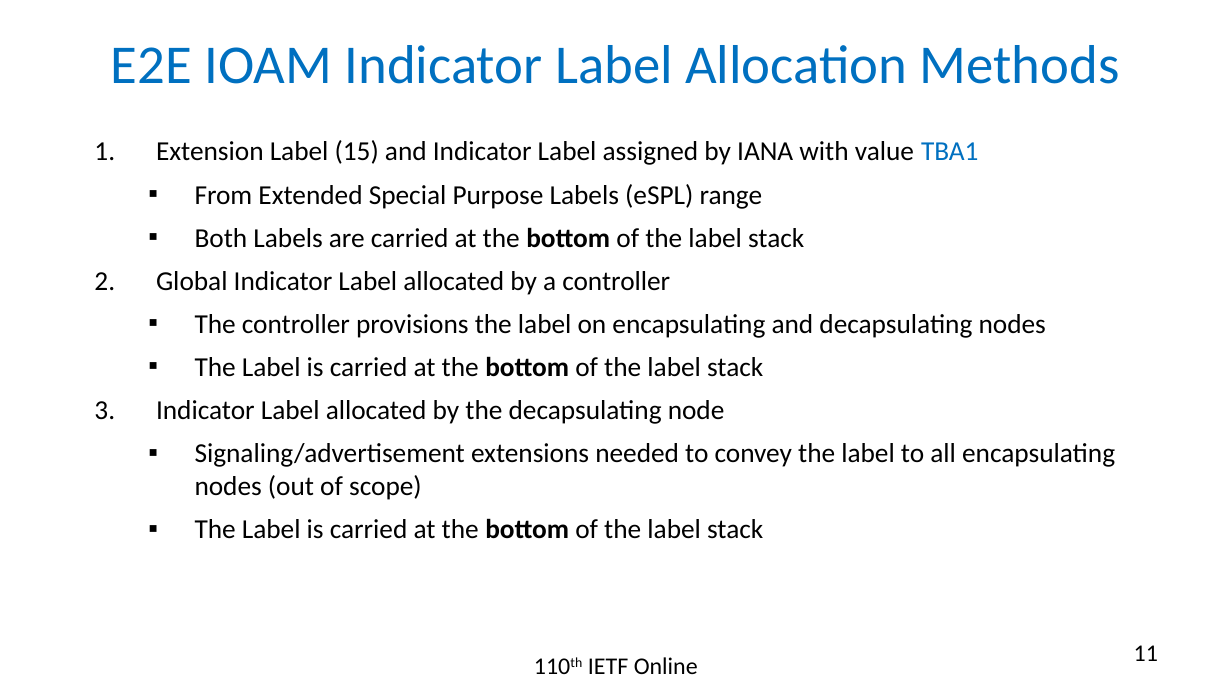
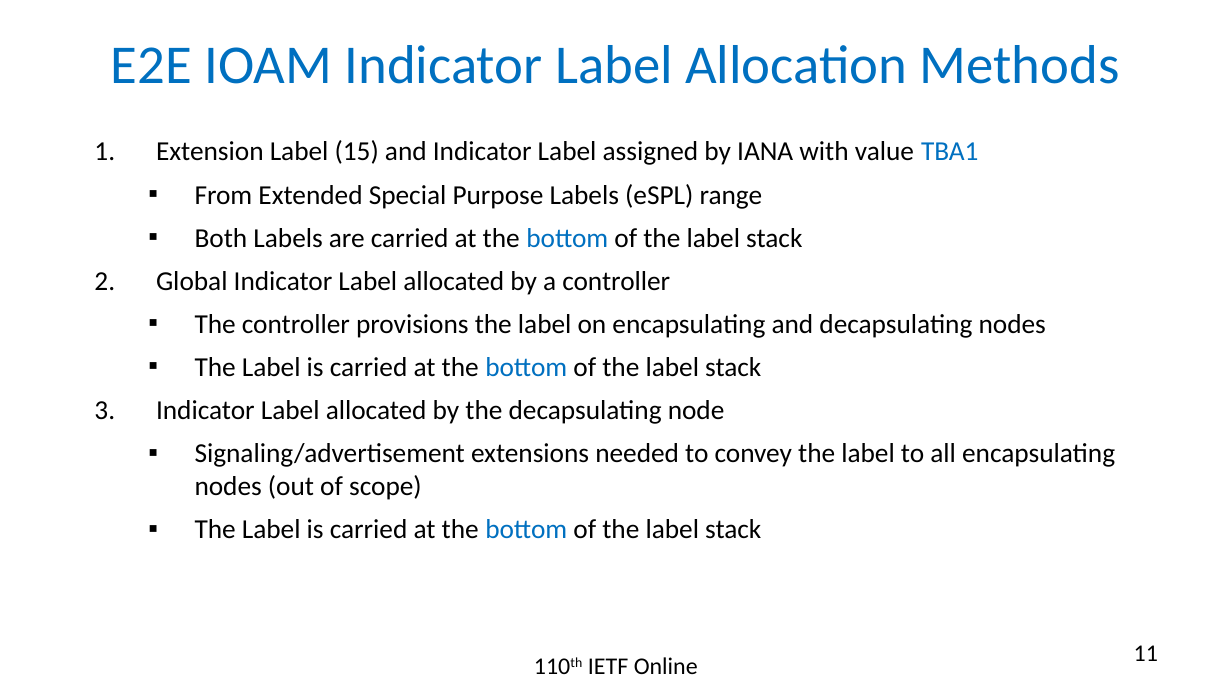
Before and after one commit to rakgandhi/ietf-slides, a slide deck: slide 11 of draft-gandhi-mpls-ioam-sr-06.pptx. Drawn at 1232x693 pixels with LibreOffice and Linux fonts; fonts in the diff are those of the drawing. Boxes give left, top, right and bottom in pixels: in the first picture for what was removed or moved away, otherwise in the second. Text is boxed around its words. In the diff, an @@ line names an element or a change of style, - is before the commit and + after.

```diff
--- a/draft-gandhi-mpls-ioam-sr-06.pptx
+++ b/draft-gandhi-mpls-ioam-sr-06.pptx
@@ text at (x1=195, y1=228, x2=802, y2=539): text colour #000000 to #0070C0, bold off in "bottom", "bottom", "bottom" @@
```
Also in this commit, not shown: 4 other slides changed, 1 other file.
